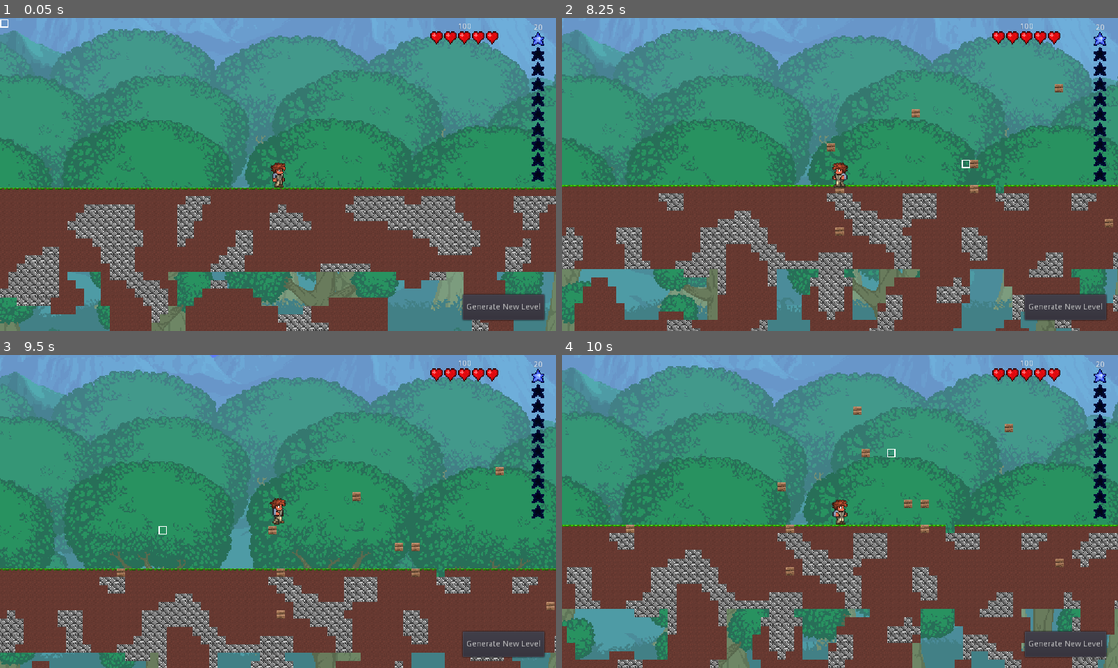
Above: before the commit, frames 1-4 (two rows, left to right).
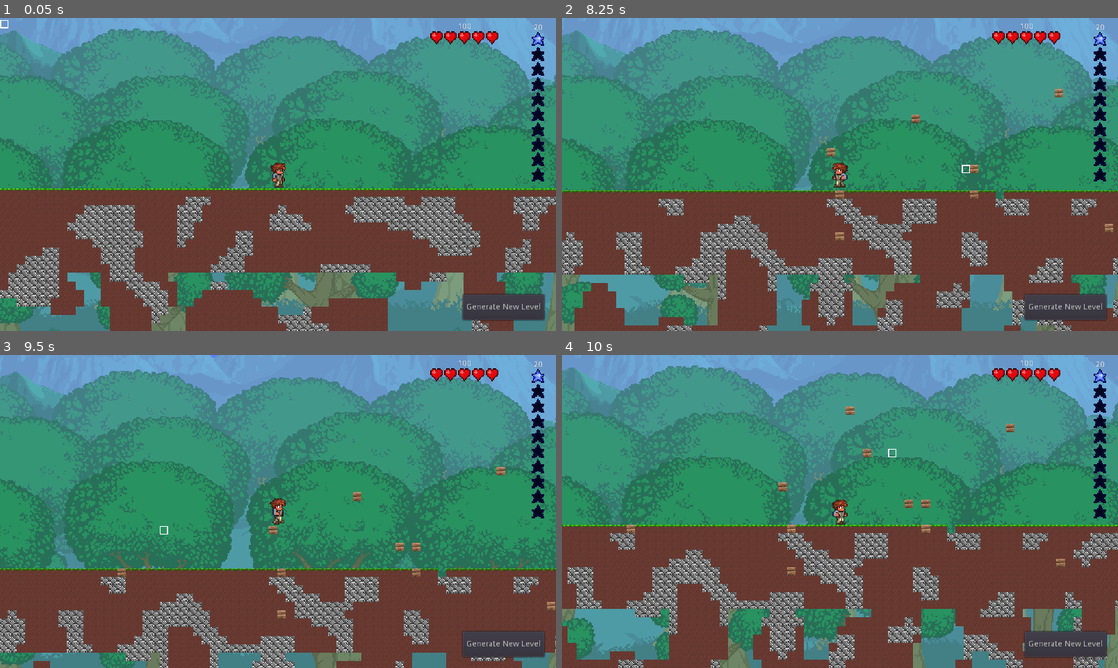
Above: after the commit, the same moments.

Repository: Silicontent/terraria_clone
Game: Godot game, scene res://scenes/Main.tscn
The game is run twice, just before and just after one commit, with the same random seed, the same clock (stepped at 60 frames per second) and the same inputs.
Inputs (mouse positions are in pixels of both pictures, inside the frame that each line leads up to):
- Up to frame 1 (0.05 s): no input
- Up to frame 2 (8.25 s): click "Generate New Level" at 0.5 s; click "Generate New Level" at 1.25 s; tap Enter (util_enter) at 2, 4.35, 8.1 s; move the mouse to (962, 158) at 2.02 s; hold D (mv_right) 2.03-3.53 s; right-click (962, 158) at 2.1 s; tap Space (mv_jump) at 2.27, 3.02, 4.52, 5.27, 6.02, 7.52 s; move the mouse to (728, 190) at 2.77 s; click (728, 190) at 2.85 s; right-click (728, 190) at 3.05 s; move the mouse to (895, 105) at 3.52 s; hold A (mv_left) 3.53-4.28 s; right-click (895, 105) at 3.6 s; move the mouse to (812, 237) at 4.27 s; hold D (mv_right) 4.28-5.78 s; right-click (812, 237) at 4.55 s; move the mouse to (1006, 221) at 5.02 s; tap K (util_k) at 5.1 s; right-click (1006, 221) at 5.3 s; move the mouse to (673, 127) at 5.77 s; hold A (mv_left) 5.78-6.53 s; right-click (673, 127) at 5.85 s; move the mouse to (867, 174) at 6.52 s; press the mouse at (867, 174) at 6.53 s; hold D (mv_right) 6.53-7.28 s; right-click (867, 174) at 6.8 s; move the mouse to (756, 96) at 7.27 s; release the mouse at (756, 96) at 7.28 s; hold A (mv_left) from 7.28 s (still down); right-click (756, 96) at 7.35 s; move the mouse to (962, 158) at 8.02 s
- Up to frame 3 (9.5 s): tap Space (mv_jump) at 8.27, 9.02 s; right-click (400, 495) at 8.3 s; move the mouse to (166, 527) at 8.77 s; release A (mv_left) at 8.78 s; hold D (mv_right) from 8.78 s (still down); tap K (util_k) at 8.85 s; right-click (166, 527) at 9.05 s
- Up to frame 4 (10 s): keep holding D (mv_right); move the mouse to (895, 442) at 9.52 s; right-click (895, 442) at 9.6 s

The runs differ from the first frame. In frame 1, 8.5% of the frame differs, in the area x 0-100%, y 0-100%; in frame 2, 17%, in the area x 0-100%, y 3-100%; in frame 3, 6.8%; in frame 4, 8.9%.

Commit message:
moved Selector to Player
This move is to help with the next update which will limit the distance the player can reach.

Diff:
--- a/scenes/Main.tscn
+++ b/scenes/Main.tscn
@@ -1,11 +1,10 @@
-[gd_scene load_steps=13 format=2]
+[gd_scene load_steps=12 format=2]
 
 [ext_resource path="res://assets/block_select.png" type="Texture" id=1]
 [ext_resource path="res://tilesets/GroundTiles.tres" type="TileSet" id=2]
 [ext_resource path="res://scripts/WorldGen.gd" type="Script" id=3]
 [ext_resource path="res://scenes/Player.tscn" type="PackedScene" id=4]
 [ext_resource path="res://scripts/Selector.gd" type="Script" id=5]
-[ext_resource path="res://assets/light.png" type="Texture" id=6]
 [ext_resource path="res://assets/bg/surface.png" type="Texture" id=7]
 [ext_resource path="res://scripts/UI.gd" type="Script" id=8]
 [ext_resource path="res://assets/ui/health_under.png" type="Texture" id=9]
@@ -37,16 +36,6 @@
 format = 1
 tile_data = PoolIntArray( -3276726, 3, 0 )
 script = ExtResource( 3 )
-
-[node name="Selector" type="Sprite" parent="World"]
-texture = ExtResource( 1 )
-centered = false
-script = ExtResource( 5 )
-
-[node name="Light2D" type="Light2D" parent="World/Selector"]
-visible = false
-texture = ExtResource( 6 )
-texture_scale = 2.0
 
 [node name="UI" type="CanvasLayer" parent="."]
 script = ExtResource( 8 )
@@ -96,6 +85,12 @@
 [node name="Player" parent="." instance=ExtResource( 4 )]
 position = Vector2( 462, -293 )
 
+[node name="Selector" type="Sprite" parent="Player"]
+position = Vector2( -462, 293 )
+texture = ExtResource( 1 )
+centered = false
+script = ExtResource( 5 )
+
 [node name="Camera2D" type="Camera2D" parent="Player"]
 current = true
 zoom = Vector2( 0.55, 0.55 )
--- a/scenes/Player.tscn
+++ b/scenes/Player.tscn
@@ -48,6 +48,9 @@
 [sub_resource type="RectangleShape2D" id=1]
 extents = Vector2( 5.5, 10.25 )
 
+[sub_resource type="CircleShape2D" id=3]
+radius = 61.0082
+
 [node name="Player" type="KinematicBody2D"]
 collision_mask = 126
 script = ExtResource( 2 )
@@ -67,4 +70,9 @@
 position = Vector2( 11, -5.96046e-08 )
 scale = Vector2( 0.4, 0.4 )
 
+[node name="Reach" type="Area2D" parent="."]
+
+[node name="CollisionShape2D" type="CollisionShape2D" parent="Reach"]
+shape = SubResource( 3 )
+
 [connection signal="mine" from="CopperPickaxe" to="." method="_on_CopperPickaxe_mine"]
--- a/scripts/Player.gd
+++ b/scripts/Player.gd
@@ -2,15 +2,15 @@
 
 extends KinematicBody2D
 
-signal mine
-signal place
+signal mine(block_select)
+signal place(block_select)
 signal update_stats(h, m)
 
 const GRAV := 1000
 const ACC := 0.15
 const FRIC := 0.35
 
-var start_pos = Vector2(800, -10)
+var start_pos = Vector2(800, -15)
 var speed := 100
 var fly_speed := 200
 var jump_speed := -325
@@ -24,6 +24,7 @@
 var is_creative := false
 
 onready var sprite: AnimatedSprite = $AnimSprite
+onready var block_select: Sprite = $Selector
 
 
 func _ready() -> void:
@@ -83,7 +84,7 @@
 #	if Input.is_action_just_pressed("mb_left"):
 #		sprite.play("mine")
 	if Input.is_action_just_pressed("mb_right"):
-		emit_signal("place")
+		emit_signal("place", block_select)
 
 	if Input.is_action_just_pressed("util_enter"):
 		to_spawn()
@@ -105,13 +106,8 @@
 
 	emit_signal("update_stats", health, mana)
 
-	# temporary death code
-#	if health <= 0:
-#		health = 0
-#		emit_signal("update_stats", health, mana)
-#		queue_free()
 
-
+# debug inputs to change stats
 func _input(event):
 	if event is InputEventKey and event.scancode == KEY_COMMA:
 		change_stats(-2, 0)
@@ -129,4 +125,4 @@
 
 
 func _on_CopperPickaxe_mine():
-	emit_signal("mine")
+	emit_signal("mine", block_select)
--- a/scripts/WorldGen.gd
+++ b/scripts/WorldGen.gd
@@ -9,9 +9,6 @@
 
 var snap_x = 8
 var snap_y = 8
-
-onready var selector: Sprite = $Selector
-onready var mouse_light: Light2D = $Selector/Light2D
 
 
 # WORLD ELEVATION GENERATION ---------------------------------------------
@@ -40,6 +37,14 @@
 			var tile_id = gen_splotch_id(noise.get_noise_2d(x, y), 1, 0)
 			set_cell(x, surf_y+y, tile_id)
 
+# function for getting ID of tile (used by gen_splotches)
+func gen_splotch_id(noise_level: float, splotch_tile: int, main_tile: int):
+	var tile_to_gen = splotch_tile
+
+	if noise_level <= -0.2:
+		return main_tile
+	else:
+		return splotch_tile
 
 # originally "if noise.get_noise_2d(x, y) <= -0.2
 func gen_caves():
@@ -68,17 +73,6 @@
 
 
 
-
-# functions for getting tile IDs
-func gen_splotch_id(noise_level: float, splotch_tile: int, main_tile: int):
-	var tile_to_gen = splotch_tile
-
-	if noise_level <= -0.2:
-		return main_tile
-	else:
-		return splotch_tile
-
-
 # WORLD FUNCTIONS --------------------------------------------------------
 func generate_level():
 	randomize()
@@ -104,7 +98,7 @@
 
 
 # BREAKING / PLACING -----------------------------------------------------
-func _on_Player_mine():
+func _on_Player_mine(selector):
 	var tile: Vector2 = world_to_map(selector.mouse_pos * 8) # gets the tile we clicked on
 	var tile_id = get_cellv(tile) # returns the ID of that cell
 
@@ -114,7 +108,7 @@
 		new_id = -1
 	set_cellv(tile, new_id)
 
-func _on_Player_place():
+func _on_Player_place(selector):
 	var tile: Vector2 = world_to_map(selector.mouse_pos * 8)
 	set_cellv(tile, 2)
 
Not shown: 1 places in scenes/Player.tscn that only renumber resources
